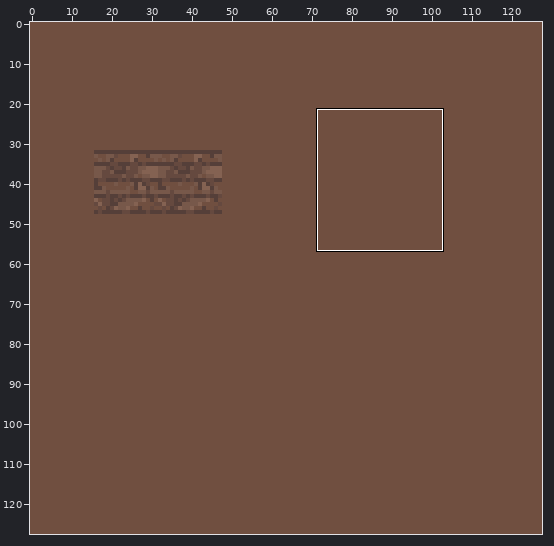
One commit to this sprite sheet: tilesets/tavernTiles.png. The picture above shows the old version from afar; the outline marks the close-up.
Close-up. As it was:
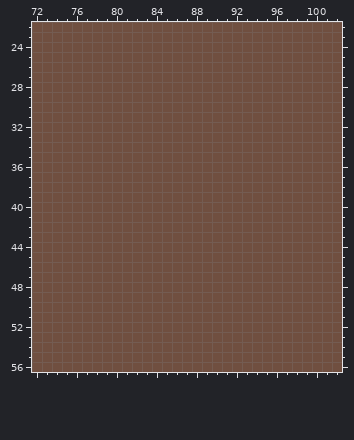
The file is 128x128 pixels. Colours within 5 levels of each other are drawn and written as one. Shown: x 72..102, y 22..56.
After the commit:
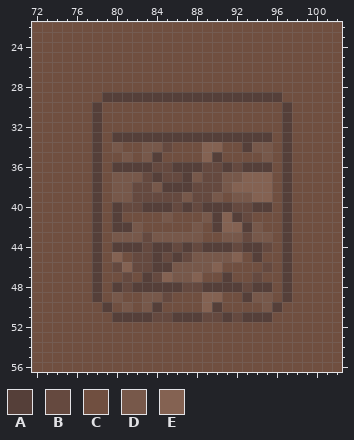
Palette (. is transparent): A #553f39  B #65493f  C #704f40  D #77584a  E #846252
Change:
Colour C gives way to colour A in row 29 at x 79 to 96; in rows 30 to 32 at x 78 and 97; in row 33 at x 78, 80 to 95 and 97; in row 34 at x 78, 93 and 97; in row 35 at x 78, 84, 90 and 97; in row 36 at x 78, 80 to 83, 86 to 88, 91, 93 to 95 and 97.
Colour C gives way to colour A in row 37 at x 78, 84, 87 and 97; in row 38 at x 78, 85 to 87 and 97; in row 39 at x 78 and 97; in row 40 at x 78, 80, 83 to 85, 87, 89 to 91, 94 to 95 and 97; in row 41 at x 78, 80, 90, 92 and 97; in row 42 at x 78, 80 to 81, 90, 93 and 97.
Colour C gives way to colour A in row 43 at x 78 and 97; in row 44 at x 78, 80 to 82, 84 to 85, 87, 89 to 91, 93 to 94 and 97; in row 45 at x 78, 84, 86, 94 and 97; in row 46 at x 78, 84 to 85 and 97; in row 47 at x 78, 83, 91 and 97; in row 48 at x 78, 80, 82 to 86, 89 to 92, 94 to 95 and 97.
Colour C gives way to colour A in row 49 at x 78, 93 and 97; in row 50 at x 79, 84, 90 and 96; in row 51 at x 80 to 83, 86 to 88, 91 and 93 to 95.
Colour C gives way to colour B in row 34 at x 85; in row 36 at x 84 to 85, 89 to 90 and 92; in row 37 at x 83, 85 to 86 and 89 to 90; in row 38 at x 82 to 83 and 88 to 90; in row 39 at x 82 to 86 and 88 to 89; in row 40 at x 81 to 82, 86, 88 and 92 to 93.
Colour C gives way to colour B in row 41 at x 93; in row 43 at x 83 and 93; in row 44 at x 83, 86, 88, 92 and 95; in row 45 at x 82 to 83, 85 and 87; in row 46 at x 80, 82 to 83 and 95; in row 47 at x 81, 84 and 94.
Colour C gives way to colour B in row 48 at x 81, 87 to 88 and 93; in row 49 at x 85; in row 51 at x 84 to 85, 89 to 90 and 92.
Colour C gives way to colour D in row 34 at x 80, 83 to 84 and 94 to 95; in row 35 at x 81, 83 and 95; in row 37 at x 80 to 82, 88 and 91 to 92; in row 38 at x 80 to 81, 84 and 91; in row 39 at x 80 to 81, 87, 90 and 92 to 93; in row 41 at x 85 and 89.
Colour C gives way to colour D in row 42 at x 82, 88 and 94; in row 43 at x 80 to 82, 84 to 88, 91 to 92 and 94 to 95; in row 45 at x 88 to 91; in row 46 at x 86 to 89; in row 47 at x 86 to 87; in row 49 at x 80, 83 to 84 and 94 to 95.
Colour C gives way to colour D in row 50 at x 81, 83 and 95.
Colour C gives way to colour E in row 34 at x 89 to 90; in row 35 at x 89; in row 37 at x 93 to 95; in row 38 at x 92 to 95; in row 39 at x 94 to 95; in row 41 at x 91.
Colour C gives way to colour E in row 42 at x 91 to 92; in row 45 at x 80 and 92; in row 46 at x 81 and 90; in row 47 at x 85 and 88; in row 49 at x 89 to 90; in row 50 at x 89.
Pixel boxes of the changes (left, top, right, bottom) in both close-ups:
changed: (92, 92, 292, 322)
